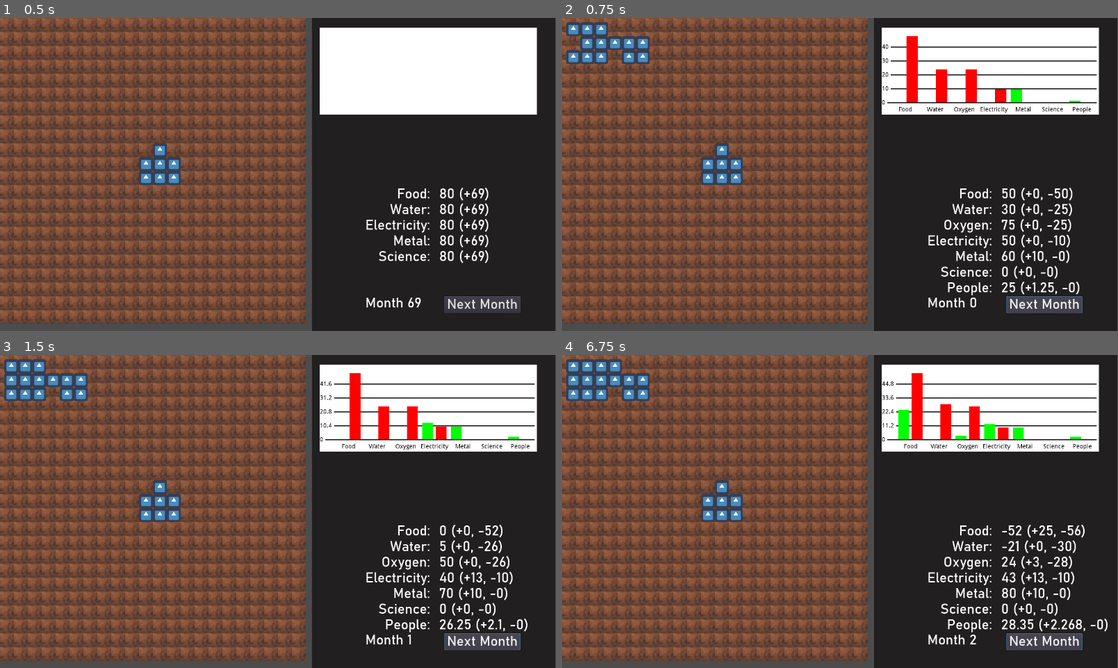
Above: before the commit, frames 1-4 (two rows, left to right).
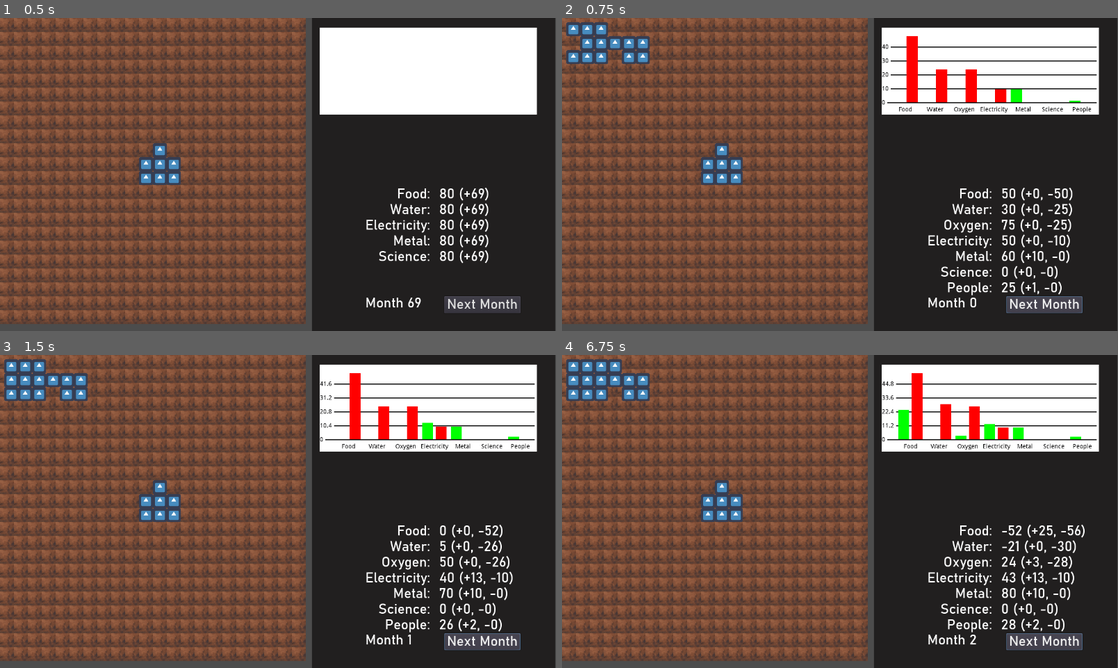
Above: after the commit, the same moments.

Repository: sirknightj/CEV-1
Game: Godot game, scene res://scenes/MainGameScene.tscn
The game is run twice, just before and just after one commit, with the same random seed, the same clock (stepped at 60 frames per second) and the same inputs. The engine's default icon, where the game draws it, is replaced by a stand-in: a white triangle on a blue panel in a dark square.
Inputs (mouse positions are in pixels of both pictures, inside the frame that each line leads up to):
- Up to frame 1 (0.5 s): no input
- Up to frame 2 (0.75 s): click "Next Month" at 0.5 s
- Up to frame 3 (1.5 s): click "Next Month" at 1.25 s
- Up to frame 4 (6.75 s): click (917, 414) at 2 s; click (923, 414) at 2.75 s; click (917, 433) at 3.5 s; click (917, 414) at 4.25 s; click (923, 414) at 5 s; click (917, 433) at 5.75 s; click "Next Month" at 6.5 s

Frame 1 is identical in both runs. In frame 2, 0.1% of the frame differs, in the area x 85-94%, y 84-89%; in frame 3, 0.2%; in frame 4, 0.3%, in the area x 81-99%, y 84-89%.

Commit message:
Add GameStats singleton and round the people sidebar display

Diff:
--- a/source/project.godot
+++ b/source/project.godot
@@ -54,6 +54,10 @@
 run/main_scene="res://scenes/MainGameScene.tscn"
 config/icon="res://icon.png"
 
+[autoload]
+
+GameStats="*res://scripts/GameStats.gd"
+
 [display]
 
 window/size/width=1280
--- a/source/scripts/CityCenter.gd
+++ b/source/scripts/CityCenter.gd
@@ -6,7 +6,7 @@
 	game = get_parent()
 
 func _people():
-	return game.resources.get_reserve(GameData.ResourceType.PEOPLE)
+	return GameStats.resources.get_reserve(GameData.ResourceType.PEOPLE)
 
 func get_effect(resource : int) -> float:
 	if (resource != GameData.ResourceType.PEOPLE):
--- /dev/null
+++ b/source/scripts/GameStats.gd
@@ -0,0 +1,28 @@
+extends Node
+# This class holds all of the game data. This singleton object's namespace
+# is globally registered, meaning you do not need to import it.
+# You can call any method in this class by doing GameStats.method_name()
+# And also access any variable in this class by doing GameStats.var_name
+
+var resources : GameObjs.Resources
+
+var _initial_reserves = {
+	GameData.ResourceType.FOOD: 100.0,
+	GameData.ResourceType.OXYGEN: 100.0,
+	GameData.ResourceType.WATER: 55.0,
+	GameData.ResourceType.METAL: 60.0,
+	GameData.ResourceType.ELECTRICITY: 50.0,
+	GameData.ResourceType.SCIENCE: 0.0,
+	GameData.ResourceType.PEOPLE: 25.0
+}
+
+# Called when the node enters the scene tree for the first time.
+# Note that this is loaded before every other node, as it is global.
+# Note: Since this is a singleton, this will only be called once.
+func _ready():
+	resources = GameObjs.Resources.new()
+	resources.set_reserves(_initial_reserves)
+
+# Called every frame. 'delta' is the elapsed time since the previous frame.
+#func _process(delta):
+#	pass
--- a/source/scripts/MainGameScene.gd
+++ b/source/scripts/MainGameScene.gd
@@ -12,18 +12,6 @@
 	func _init():
 		effects = {}
 		cost = {}
-
-var resources : GameObjs.Resources
-
-var _initial_reserves = {
-	GameData.ResourceType.FOOD: 100.0,
-	GameData.ResourceType.OXYGEN: 100.0,
-	GameData.ResourceType.WATER: 55.0,
-	GameData.ResourceType.METAL: 60.0,
-	GameData.ResourceType.ELECTRICITY: 50.0,
-	GameData.ResourceType.SCIENCE: 0.0,
-	GameData.ResourceType.PEOPLE: 25.0
-}
 
 # The sidebar object
 var sidebar : Control
@@ -46,8 +34,6 @@
 func _ready():
 	sidebar = get_node("Sidebar")
 	graph = get_node("Graph")
-	resources = GameObjs.Resources.new()
-	resources.set_reserves(_initial_reserves)
 	get_tree().connect("node_added", self, "_on_SceneTree_node_added")
 
 """
@@ -89,7 +75,7 @@
 """
 func on_next_turn():
 	update_resources()
-	resources.step()
+	GameStats.resources.step()
 	turn += 1
 	emit_signal("next_turn")
 	update_stats()
@@ -109,10 +95,10 @@
 	building.set_position(building.snapped(Vector2(_x, _y)))
 
 func update_resources() -> void:
-	resources.reset_income_expense()
+	GameStats.resources.reset_income_expense()
 	for building in get_tree().get_nodes_in_group("buildings"):
 		for resource in GameData.ResourceType.values():
-			resources.add_effect(resource, building.get_effect(resource))
+			GameStats.resources.add_effect(resource, building.get_effect(resource))
 
 func aggregate_resources() -> Dictionary:
 	var dict : Dictionary = {}
--- a/source/scripts/Sidebar.gd
+++ b/source/scripts/Sidebar.gd
@@ -1,9 +1,6 @@
 extends Control
 class_name SidebarX
 
-# Declare member variables here. Examples:
-# var a = 2
-# var b = "text"
 var game : Game # The node representing the game
 var Turn_Count_Text # The node holding the turn count text
 var Resource_Label_Text  # The text displayed next to each resource count
@@ -40,11 +37,15 @@
 	var label_text : String = ""
 	var count_text = ""
 
-	var resources : GameObjs.Resources = game.resources
+	var resources : GameObjs.Resources = GameStats.resources
 	for resource_type in GameData.ResourceType.values():
 		if show_resources[resource_type]:
 			label_text += str(GameData.ResourceType.keys()[resource_type].capitalize()) + ":\n"
-			count_text += str(resources.get_reserve(resource_type)) + " (+" + str(resources.get_income(resource_type)) + ", -" + str(resources.get_expense(resource_type)) + ")\n"
+
+			if not resource_type == GameData.ResourceType.PEOPLE:
+				count_text += str(resources.get_reserve(resource_type)) + " (+" + str(resources.get_income(resource_type)) + ", -" + str(resources.get_expense(resource_type)) + ")\n"
+			else:
+				count_text += str(floor(resources.get_reserve(resource_type))) + " (+" + str(floor(resources.get_income(resource_type) + resources.get_reserve(resource_type) - floor(resources.get_reserve(resource_type)))) + ", -" + str(resources.get_expense(resource_type)) + ")\n"
 
 	label_text.strip_edges()
 	count_text.strip_edges()
